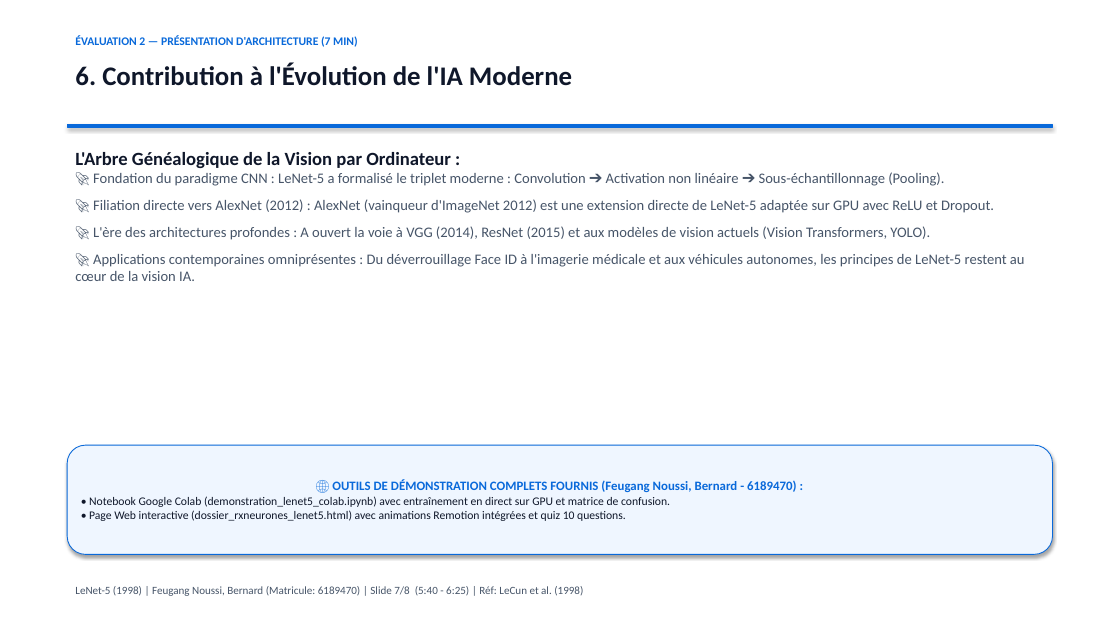
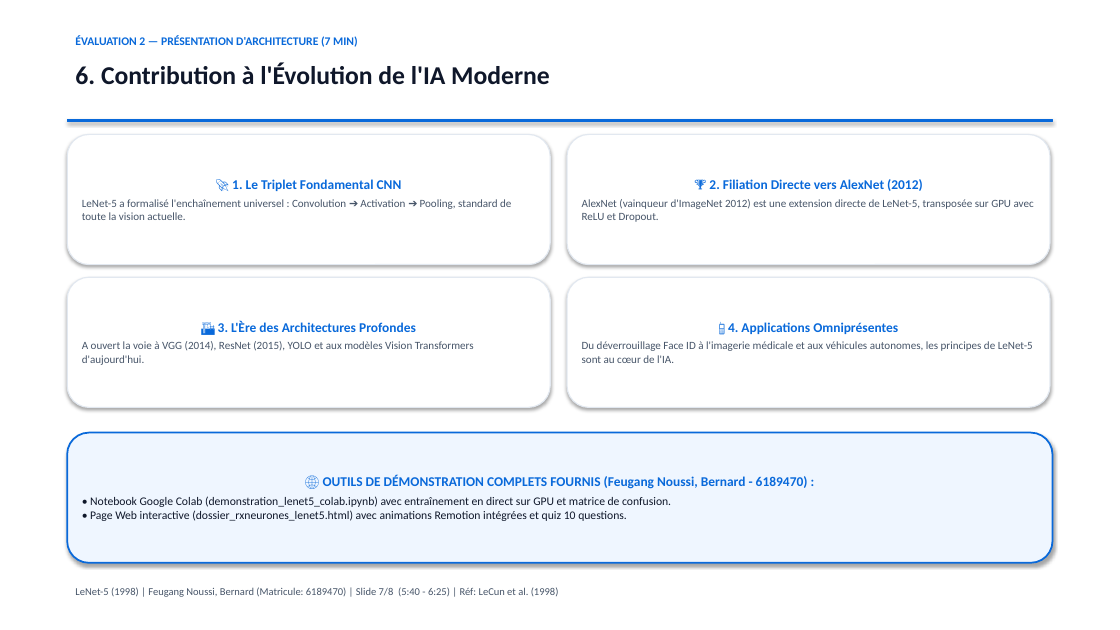
Before and after one commit to bernyforce/lenet5-convolutional-neural-network-1998, a slide deck: slide 7 of presentation_rxneurones_lenet5.pptx. Drawn at 1120x630 pixels with LibreOffice and Linux fonts; fonts in the diff are those of the drawing. Boxes give left, top, right and bottom in pixels: in the first picture for what was removed or moved away, otherwise in the second. Text is boxed around its words. In the diff, an @@ line names an element or a change of style, - is before the commit and + after.

Commit message:
FIX: Correction visuelle pixel-perfect des 8 diapositives PowerPoint suite audit CUA (alignements, zero collision, cartes design)

```diff
--- a/presentation_rxneurones_lenet5.pptx
+++ b/presentation_rxneurones_lenet5.pptx
@@ text "6. Contribution à l'Évolution de ..." at bbox=[75, 63, 550, 84]: size 23 to 22 pt @@
@@ rectangle: place and size @@
-rectangle at bbox=[67, 124, 1053, 128]
+rectangle at bbox=[67, 119, 1053, 122]
@@ rounded rectangle added at bbox=[67, 134, 550, 265], fill #FFFFFF, outline #E2E8F0 1 pt, 9.5 pt, text #475569 @@
+🚀 1. Le Triplet Fondamental CNN
+LeNet-5 a formalisé l'enchaînement universel : Convolution ➔ Activation ➔ Pooling, standard de toute la vision actuelle.
@@ rounded rectangle added at bbox=[567, 134, 1050, 265], fill #FFFFFF, outline #E2E8F0 1 pt, 9.5 pt, text #475569 @@
+🏆 2. Filiation Directe vers AlexNet (2012)
+AlexNet (vainqueur d'ImageNet 2012) est une extension directe de LeNet-5, transposée sur GPU avec ReLU et Dropout.
@@ text removed at bbox=[75, 152, 1025, 281] @@
-L'Arbre Généalogique de la Vision par Ordinateur :
-🚀 Fondation du paradigme CNN : LeNet-5 a formalisé le triplet moderne : Convolution ➔ Activation non linéaire ➔ Sous-échantillonnage (Pooling).
-🚀 Filiation directe vers AlexNet (2012) : AlexNet (vainqueur d'ImageNet 2012) est une extension directe de LeNet-5 adaptée sur GPU avec ReLU et Dropout.
-🚀 L'ère des architectures profondes : A ouvert la voie à VGG (2014), ResNet (2015) et aux modèles de vision actuels (Vision Transformers, YOLO).
-🚀 Applications contemporaines omniprésentes : Du déverrouillage Face ID à l'imagerie médicale et aux véhicules autonomes, les principes de LeNet-5 restent au cœur de la vision IA.
@@ rounded rectangle added at bbox=[67, 277, 550, 408], fill #FFFFFF, outline #E2E8F0 1 pt, 9.5 pt, text #475569 @@
+🏗️ 3. L'Ère des Architectures Profondes
+A ouvert la voie à VGG (2014), ResNet (2015), YOLO et aux modèles Vision Transformers d'aujourd'hui.
@@ rounded rectangle added at bbox=[567, 277, 1050, 408], fill #FFFFFF, outline #E2E8F0 1 pt, 9.5 pt, text #475569 @@
+📱 4. Applications Omniprésentes
+Du déverrouillage Face ID à l'imagerie médicale et aux véhicules autonomes, les principes de LeNet-5 sont au cœur de l'IA.
@@ rounded rectangle "🌐 OUTILS DE DÉMONSTRATION COMPLETS ...": place and size @@
-rounded rectangle "🌐 OUTILS DE DÉMONSTRATION COMPLETS ..." at bbox=[67, 445, 1053, 555]
+rounded rectangle "🌐 OUTILS DE DÉMONSTRATION COMPLETS ..." at bbox=[67, 433, 1053, 563]
@@ rounded rectangle "🌐 OUTILS DE DÉMONSTRATION COMPLETS ..." at bbox=[67, 433, 1053, 563]: size 11 to 11.5 pt in "🌐 OUTILS DE DÉMONSTRATION COMPLETS FOURNIS (Feugang ..."; more space between paragraphs; outline #0969DA 0.75 pt to #0969DA 1.5 pt @@
@@ text "LeNet-5 (1998) | Feugang Noussi, ..." at bbox=[75, 587, 559, 597]: size 9.5 to 9 pt @@
```
Also in this commit, not shown: 7 other slides changed.
